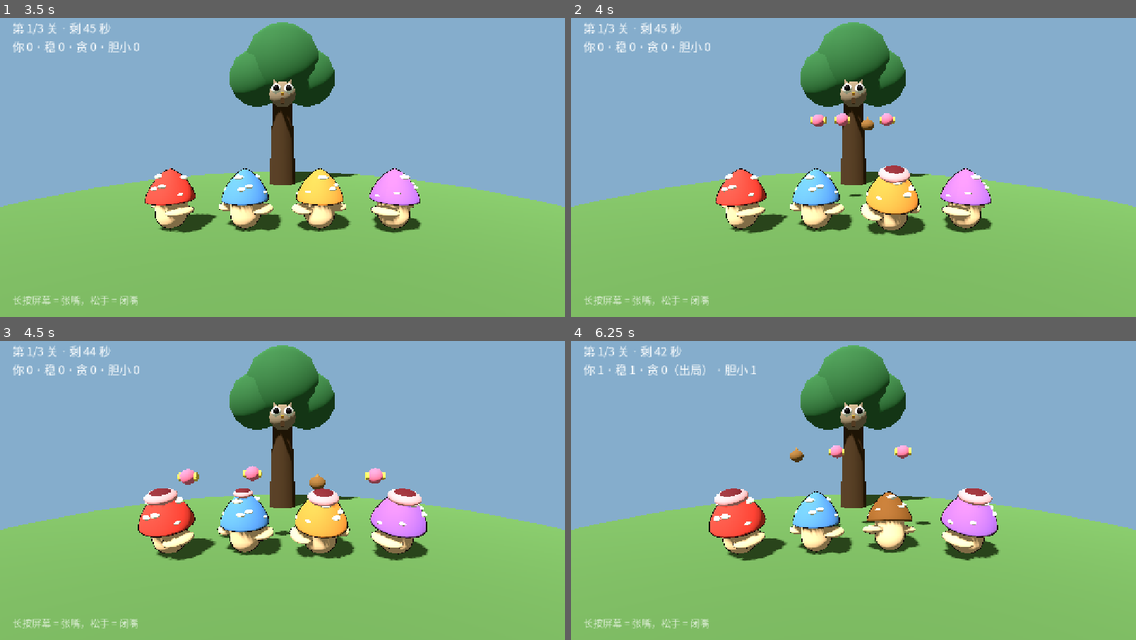
Above: before the commit, frames 1-4 (two rows, left to right).
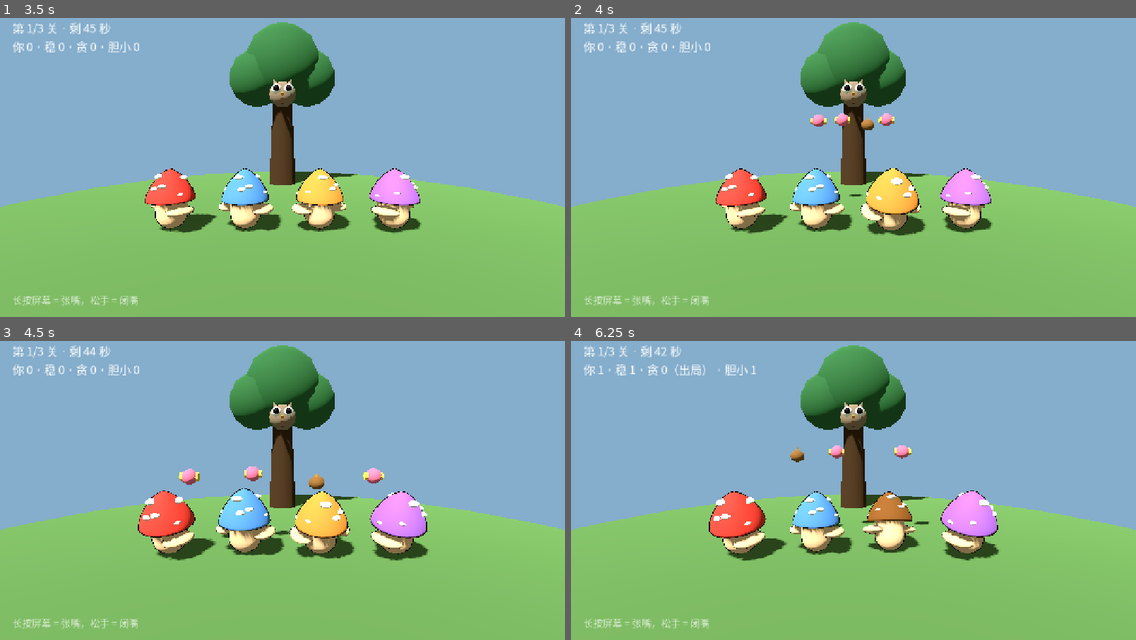
Above: after the commit, the same moments.

Repository: tuzkimo/fungi-party
Game: Godot game, scene res://game/minigame/owl.tscn
Same seed, same stepped clock (60 frames per second), same inputs: the game is played once before the commit and once after it. This scene is started directly instead of the project's main scene.
Inputs (mouse positions are in pixels of both pictures, inside the frame that each line leads up to):
- Up to frame 1 (3.5 s): tap Enter at 0.5, 2.75 s; move the mouse to (406, 143) at 0.52 s; hold D (move_right) 0.53-1.25 s; hold Ctrl (orbit) 0.53-1.25 s; click (406, 143) at 0.67 s; tap Space (jump) at 0.77, 2 s; drag from (169, 173) to (254, 221) at 1.27 s; move the mouse to (339, 89) at 2.02 s; hold D (move_right) 2.03-2.75 s; hold Ctrl (orbit) 2.03-2.75 s; drag from (254, 221) to (113, 110) at 2.77 s
- Up to frame 2 (4 s): tap Space (jump) at 3.5, 3.77 s; move the mouse to (1023, 206) at 3.52 s; hold A (move_left) from 3.53 s (still down); hold Ctrl (orbit) from 3.53 s (still down)
- Up to frame 3 (4.5 s): release A (move_left) at 4.25 s; release Ctrl (orbit) at 4.25 s; drag from (113, 433) to (197, 400) at 4.27 s
- Up to frame 4 (6.25 s): move the mouse to (881, 481) at 5.02 s; hold S (move_back) 5.03-5.75 s; hold Ctrl (orbit) 5.03-5.75 s; click (881, 481) at 5.17 s; drag from (768, 400) to (740, 496) at 5.77 s

Frame 1 is identical in both runs. In frame 2, 0.3% of the frame differs, in the area x 42-62%, y 31-68%; in frame 3, 1.6%, in the area x 25-75%, y 41-72%; in frame 4, 0.6%.

Commit message:
修复：猫头鹰喂食不再单独画一张嘴，张嘴只靠抬头
尖帽顶上摆嘴唇和口腔球，看起来像头上长了个洞。座位上本来就背对镜头，
抬头（后仰 0.28 弧度）加张嘴时整只蘑菇拔高 8% 已经够了。落点改成按
body_height / cap_height 现算菌盖尖，改帽子尺寸不会错位。

版本号升到 0.7.1（version/code 7）。

Diff:
--- a/game/minigame/owl.gd
+++ b/game/minigame/owl.gd
@@ -57,7 +57,7 @@
 		actor.name = "Actor%d" % i
 		actor.position = Vector3(Config.OWL_SEAT_X[i], 0.0, 0.0)
 		add_child(actor)
-		# 四朵都背对镜头、正面朝着猫头鹰（嘴开在头顶，从背后看就是仰头张嘴）
+		# 四朵都背对镜头、正面朝着猫头鹰（不说话，抬头就当张嘴）
 		actor.setup(SEAT_COLORS[i], Gaze.yaw_to(actor.position, _arena.owl_point()))
 		_actors.append(actor)
 
--- a/game/minigame/owl_actor.gd
+++ b/game/minigame/owl_actor.gd
@@ -2,43 +2,33 @@
 extends Node3D
 
 ## 座位上的一个蘑菇：外形直接复用玩家那套 MushroomMesh（和角色一致、能穿皮肤）。
-## 它们背对镜头、面向树上的猫头鹰，所以嘴开在头顶、朝天——从背后看就是「仰头张大嘴」。
+## 它们背对镜头、面向树上的猫头鹰：抬头就是张嘴，不另画嘴（尖帽上再摆一张嘴会跑到头顶上）。
 ## 状态由外部每帧喂（score / open / out）。
 
 const BODY_SCALE := 0.8
-## 嘴的位置（蘑菇坐标，未缩放）：菌盖顶上，正对着天上掉东西的方向
-## 菌盖顶在 mesh 坐标里是 y≈1.90（中心 1.35 + 半高 0.55），取 1.82 让嘴刚好嵌在顶面
-const MOUTH_LOCAL := Vector3(0.0, 1.82, -0.05)
-## 张嘴 = 一圈浅粉的嘴唇 + 中间深红的口腔，得看见洞才叫张嘴
-const LIP_COLOR := Color(0.97, 0.62, 0.67)
-const INNER_COLOR := Color(0.42, 0.12, 0.16)
-## 仰头：正数让菌盖顶朝镜头翻过来，头顶的嘴也就露出来了
+## 闭嘴时的姿态
 const LEAN_LOOK := 0.0
 ## 张嘴时头往后一仰（对背对镜头的蘑菇来说就是把盖顶翻给玩家看）；别仰太狠，像要栽倒
 const LEAN_OPEN := 0.28
 const LEAN_OUT := -0.30
 const LEAN_SPEED := 14.0
-const MOUTH_GROW := 10.0
 const POP_SECONDS := 0.18
 const POP_SCALE := 0.16
 const OUT_FADE := 0.45
 
 var _pivot: Node3D
 var _body: MushroomMesh
-var _lip: MeshInstance3D
-var _inner: MeshInstance3D
 var _cap_color := Color.WHITE
 var _out := false
 var _score := -1
 var _pop := 0.0
-var _mouth := 0.0
 
 
 ## yaw：朝向猫头鹰（由外部按座位方位算好传进来）。
 func setup(cap_color: Color, yaw: float) -> void:
 	_cap_color = cap_color
 
-	# 头这一层：菌盖和嘴一起转、一起仰，MushroomMesh 自己重建时不会连嘴一起清掉
+	# 头这一层：整只蘑菇一起转、一起仰；SkinCatalog 换色重建也只重建 _body
 	_pivot = Node3D.new()
 	_pivot.name = "Head"
 	_pivot.rotation.y = yaw
@@ -49,17 +39,6 @@
 	_body.tint_cap = cap_color
 	_body.scale = Vector3.ONE * BODY_SCALE
 	_pivot.add_child(_body)
-
-	var sphere := SphereMesh.new()
-	sphere.radius = 1.0
-	sphere.height = 2.0
-	sphere.radial_segments = 16
-	sphere.rings = 8
-	_lip = _part("Lip", sphere, _solid(LIP_COLOR), Vector3(0.0, 0.0, 0.0))
-	# 口腔比嘴唇再高一点、小一码：暗红的那颗躲在粉球里的话，头顶只是一个粉疙瘩
-	_inner = _part("Inner", sphere, _solid(INNER_COLOR), Vector3(0.0, 0.04, 0.0))
-	_lip.visible = false
-	_inner.visible = false
 
 
 ## 穿戴了皮肤时，座位上的自己也换色换斑点（教室那套做法）。
@@ -79,39 +58,15 @@
 		_body.tint_cap = _cap_color.darkened(OUT_FADE) if out else _cap_color
 		_body.build()
 
-	_mouth = move_toward(_mouth, 1.0 if open and not out else 0.0, delta * MOUTH_GROW)
-	var shown := _mouth > 0.05
-	_lip.visible = shown
-	_inner.visible = shown
-	if shown:
-		var grow := 0.5 + 0.55 * _mouth
-		_lip.scale = Vector3(0.34, 0.14, 0.34) * grow
-		_inner.scale = Vector3(0.27, 0.12, 0.27) * grow
-
 	var lean := LEAN_OUT if out else (LEAN_OPEN if open else LEAN_LOOK)
 	rotation.x = lerpf(rotation.x, lean, minf(1.0, delta * LEAN_SPEED))
 
 	_pop = maxf(0.0, _pop - delta)
-	_body.scale = Vector3.ONE * BODY_SCALE * (1.0 + POP_SCALE * _pop / POP_SECONDS + 0.08 * _mouth)
+	var bump := 0.08 if open and not out else 0.0
+	_body.scale = Vector3.ONE * BODY_SCALE * (1.0 + POP_SCALE * _pop / POP_SECONDS + bump)
 
 
-## 落点：头顶那张嘴的正上方（每帧问，跟着仰头动）。
+## 落点：菌盖尖的正上方（每帧问，跟着仰头动）。
 func mouth_point() -> Vector3:
-	return _pivot.to_global(MOUTH_LOCAL * BODY_SCALE + Vector3(0.0, 0.10, 0.0))
-
-
-func _part(node_name: String, mesh: Mesh, mat: Material, offset: Vector3) -> MeshInstance3D:
-	var node := MeshInstance3D.new()
-	node.name = node_name
-	node.mesh = mesh
-	node.material_override = mat
-	node.position = MOUTH_LOCAL * BODY_SCALE + offset
-	_pivot.add_child(node)
-	return node
-
-
-func _solid(color: Color) -> StandardMaterial3D:
-	var mat := StandardMaterial3D.new()
-	mat.albedo_color = color
-	mat.roughness = 0.8
-	return mat
+	var tip := _body.body_height - 0.05 + _body.cap_height
+	return _pivot.to_global(Vector3(0.0, tip * BODY_SCALE + 0.10, 0.0))
Not shown, changed: export_presets.cfg
